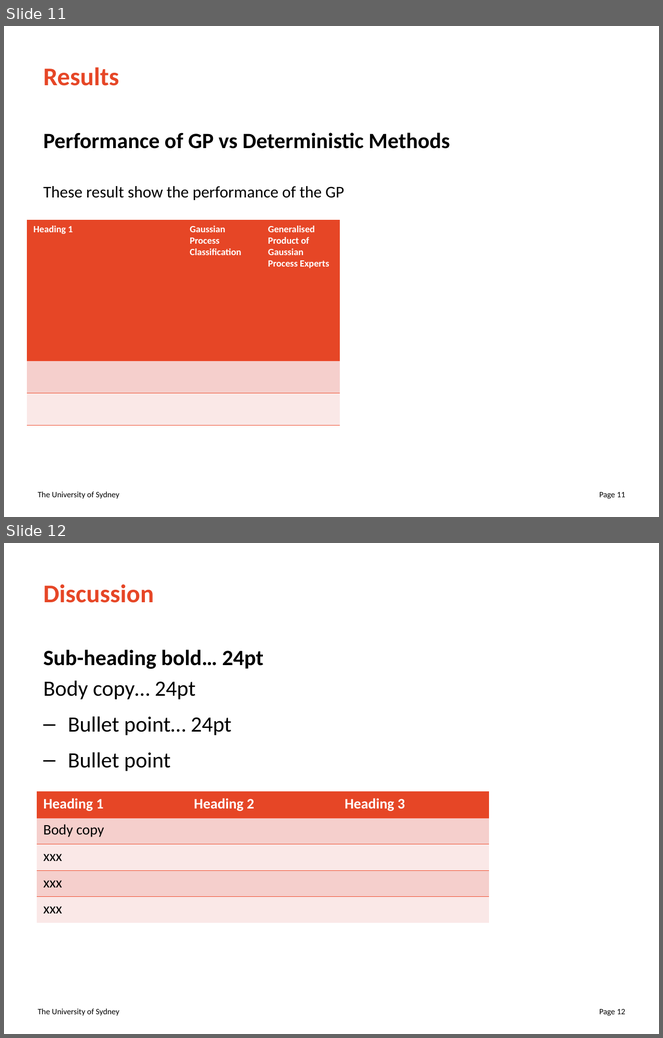
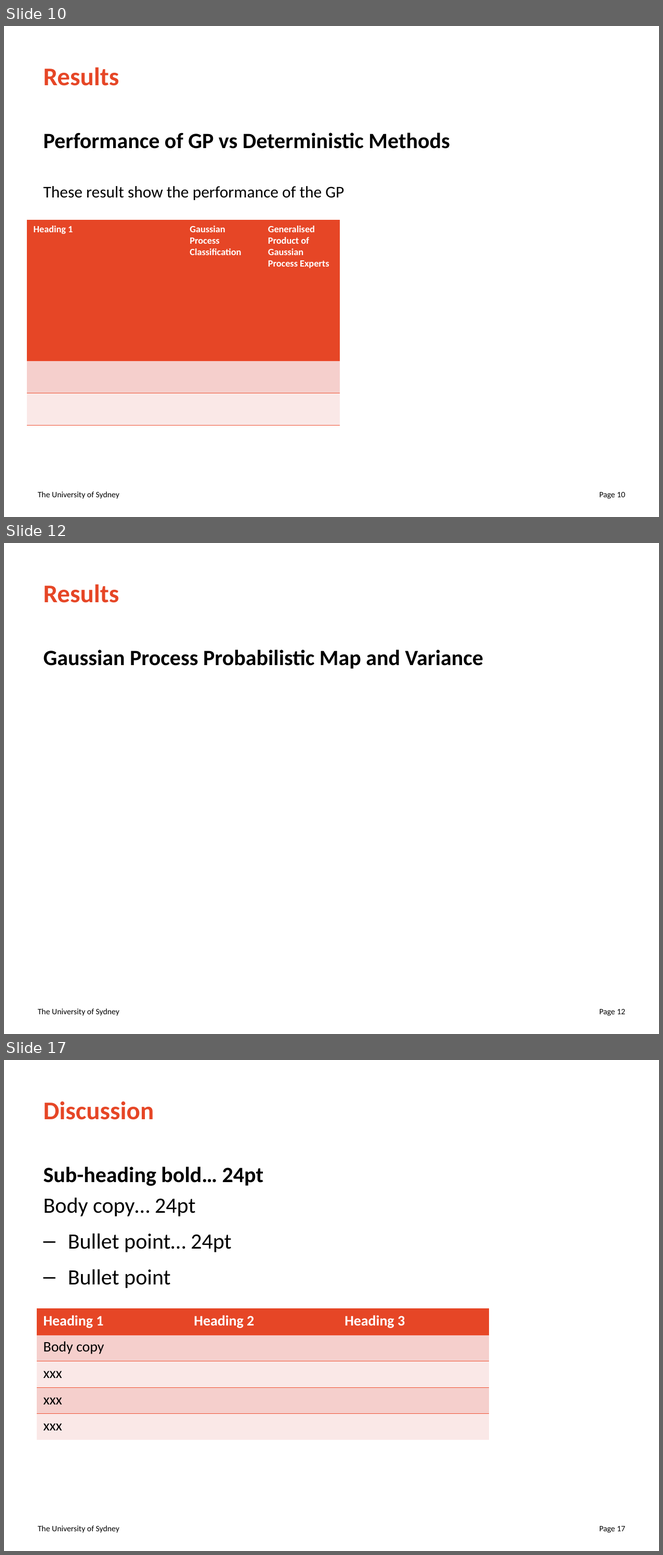
Before and after one commit to juicetin/honours, a slide deck: prez/honours_prez.odp. Shown one above the other, each under a label of ours: slides 11 and 12 before the commit, slides 10, 12 and 17 after it; the slides between them are not shown. The pictures are 663x1038 and 663x1555 pixels, drawn with LibreOffice and Linux fonts; fonts in the diff are those of the drawing. Boxes give left, top, right and bottom in pixels: in the first picture for what was removed or moved away, otherwise in the second. Text is boxed around its words. In the diff, an @@ line names an element or a change of style, - is before the commit and + after.

```diff
--- a/prez/honours_prez.odp
+++ b/prez/honours_prez.odp
@@ slide 12 added at (4, 543, 659, 1034), background #FFFFFF; not listed: 2 template elements that a slide beside it also shows @@
@@ title added at (44, 584, 119, 603), 28 pt, text #E64626, bold @@
+Results
@@ text added at (44, 650, 483, 669), 24 pt, text #000000, bold @@
+Gaussian Process Probabilistic Map and Variance
@@ what was slide 11 is now slide 10 @@
@@ page number at (599, 492, 625, 499): text changed @@
-Page 11
+Page 10
@@ what was slide 12 is now slide 17 @@
@@ page number at (599, 1526, 625, 1533): text changed @@
-Page 12
+Page 17
```
Also in this commit, not shown: 7 slides changed, 4 other slides added, 2 slides removed, 1 other file.
